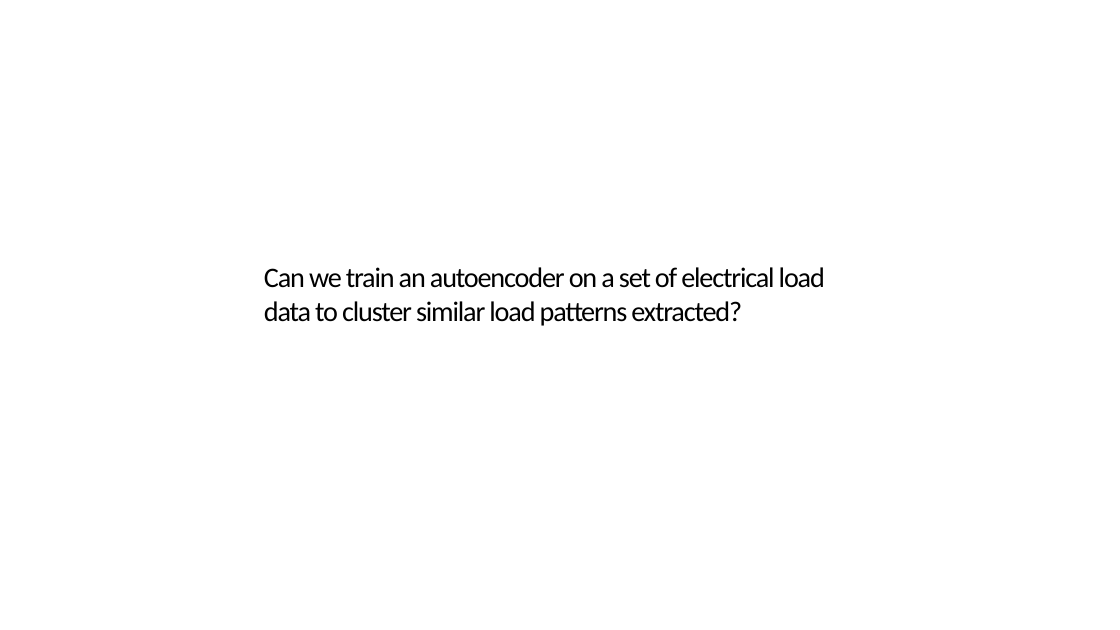
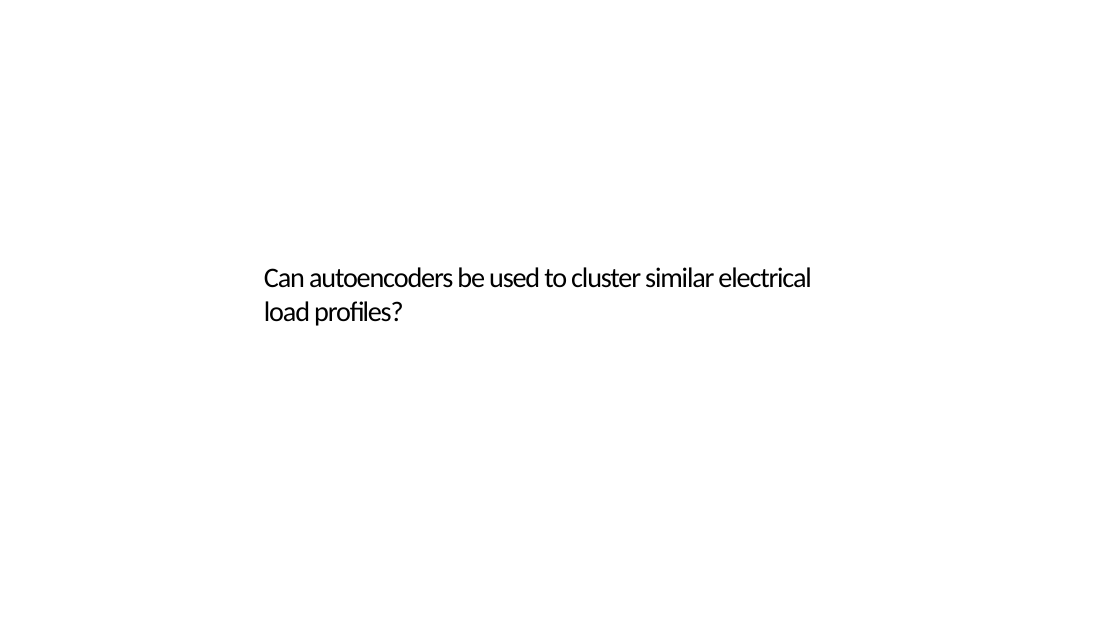
Before and after one commit to Depersonalizc/daily-load-clustering, a slide deck: slide 10 of presentation.pptx (slide 4 before the commit). Drawn at 1120x630 pixels with LibreOffice and Linux fonts; fonts in the diff are those of the drawing. Boxes give left, top, right and bottom in pixels: in the first picture for what was removed or moved away, otherwise in the second. Text is boxed around its words. In the diff, an @@ line names an element or a change of style, - is before the commit and + after.

Commit message:
ppt

```diff
--- a/presentation.pptx
+++ b/presentation.pptx
@@ text at (264,267,811,326): text changed @@
-Can we train an autoencoder on a set of electrical load data to cluster similar load patterns extracted?
+Can autoencoders be used to cluster similar electrical load profiles?
```
Also in this commit, not shown: 2 other slides changed, 8 slides added, 1 slide removed, 12 other files.
